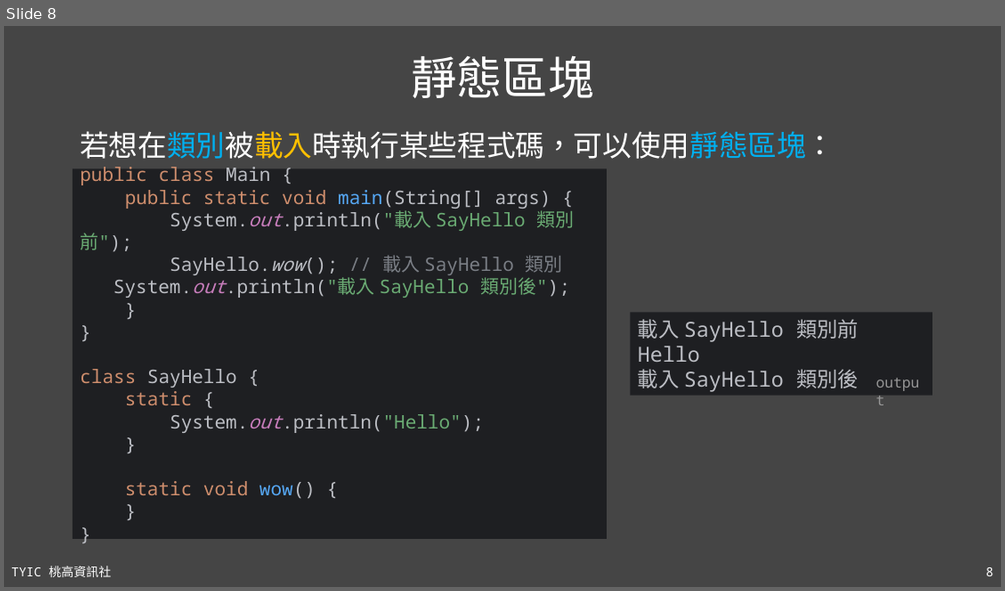
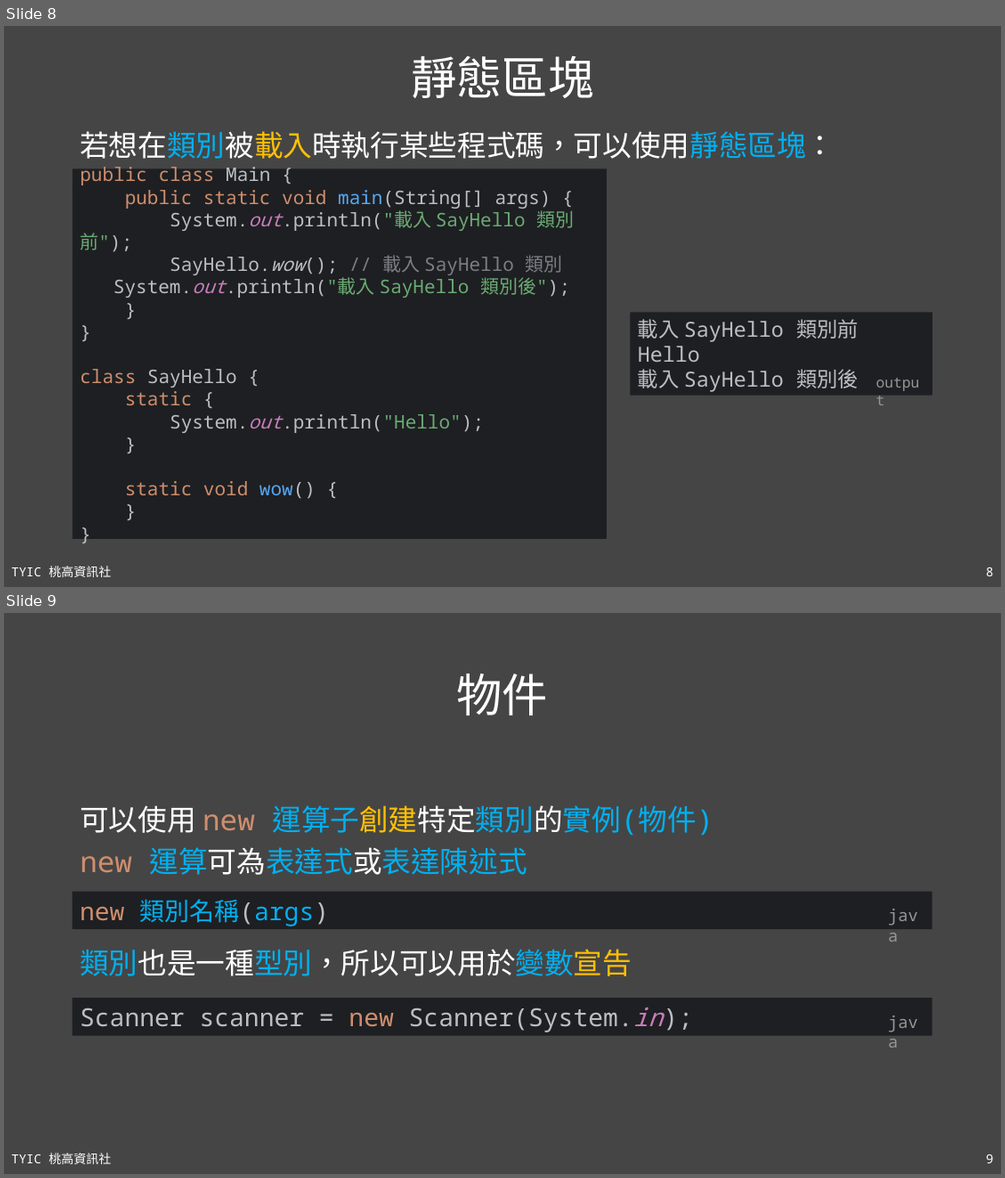
Before and after one commit to TYSHIC/slides, a slide deck: ppt/08_類別與物件.pptx. Shown one above the other, each under a label of ours: slide 8 before the commit, slides 8 and 9 after it. The pictures are 1005x591 and 1005x1178 pixels, drawn with LibreOffice and Linux fonts; fonts in the diff are those of the drawing. Boxes give left, top, right and bottom in pixels: in the first picture for what was removed or moved away, otherwise in the second. Text is boxed around its words. In the diff, an @@ line names an element or a change of style, - is before the commit and + after.

Commit message:
04_basic_java

```diff
--- a/ppt/08_類別與物件.pptx
+++ b/ppt/08_類別與物件.pptx
@@ slide 9 added at (4, 613, 1001, 1174), background #454545; not listed: 2 template elements that a slide beside it also shows @@
@@ title added at (457, 674, 549, 715), 44 pt, text #FFFFFF @@
+物件
@@ text added at (80, 805, 713, 875), 28 pt, text #00B0F0 @@
+可以使用 new 運算子創建特定類別的實例(物件)
+new 運算可為表達式或表達陳述式
@@ rectangle added at (72, 892, 932, 929), fill #1E1F22, 24 pt, text #00B0F0 @@
+new 類別名稱(args)
@@ text added at (882, 901, 933, 929), 16 pt, text #969696 @@
+java
@@ text added at (80, 949, 631, 976), 28 pt, text #FFFFFF @@
+類別也是一種型別，所以可以用於變數宣告
@@ rectangle added at (72, 997, 932, 1035), fill #1E1F22, 24 pt, text #BCBEC4 @@
+Scanner scanner = new Scanner(System.in);
@@ text added at (882, 1008, 933, 1036), 16 pt, text #969696 @@
+java
```
Also in this commit, not shown: 1 slide changed, 7 other files.
